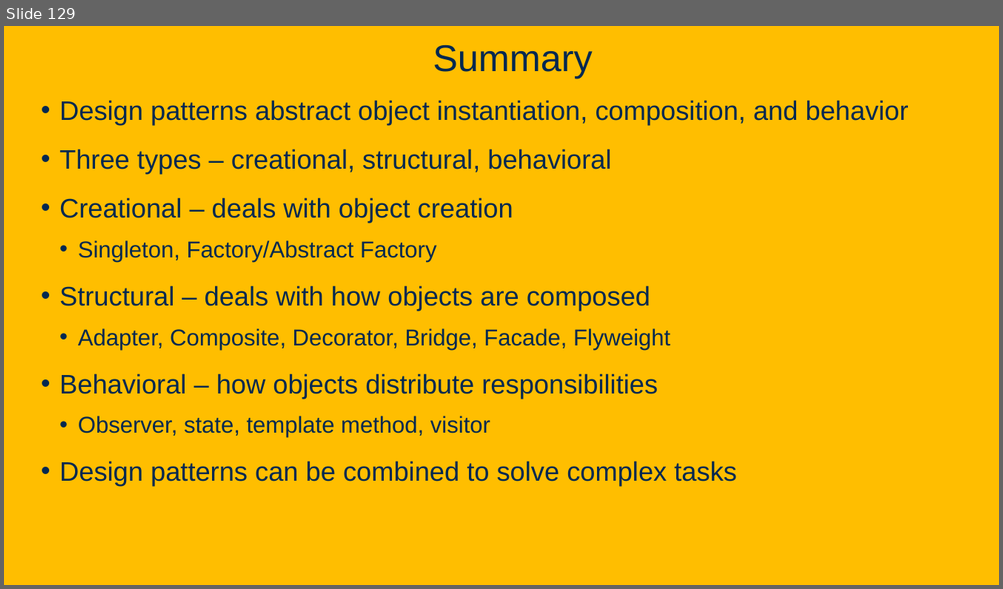
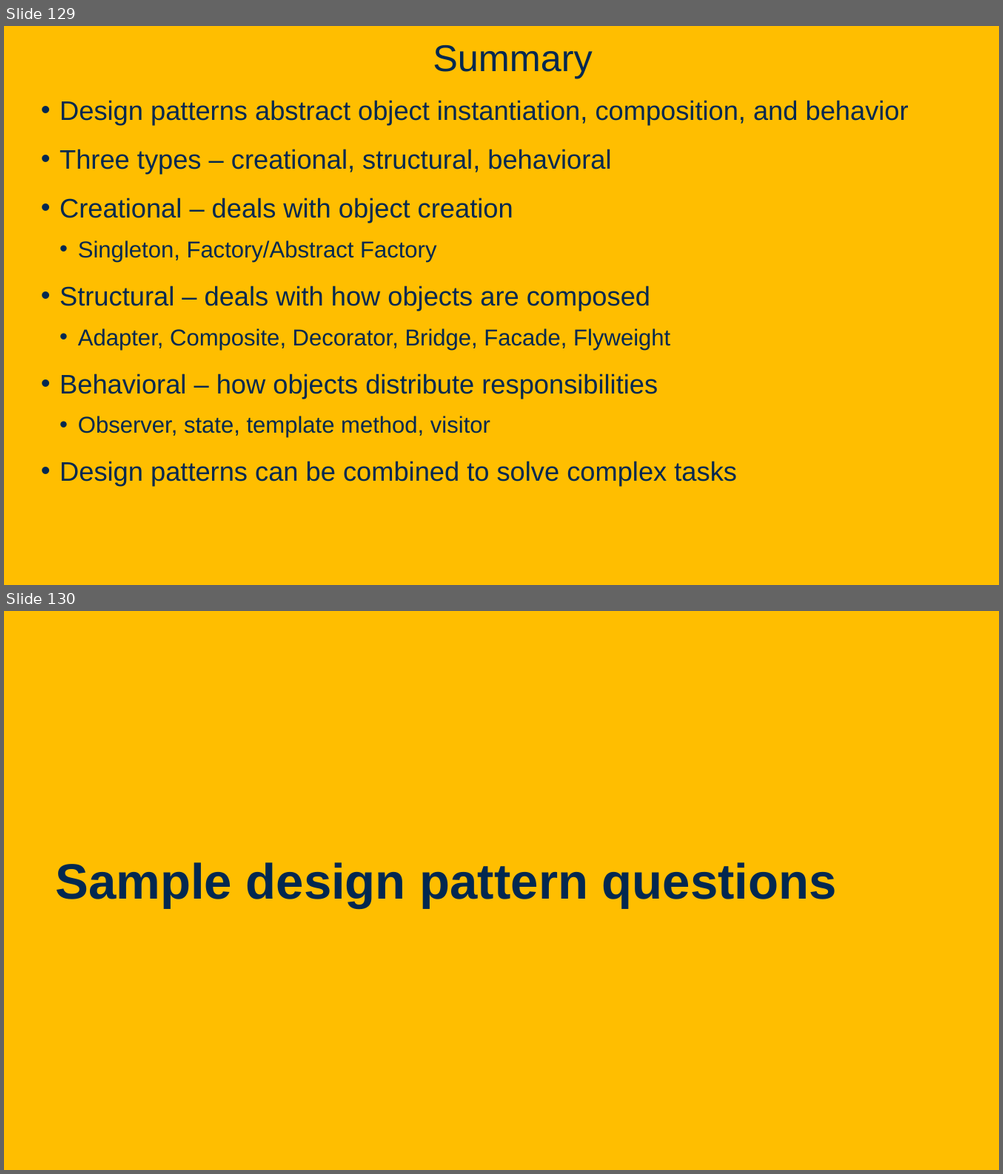
Before and after one commit to davsec-teaching/ecs160-f25, a slide deck: slides/8_design_patterns.pptx. Shown one above the other, each under a label of ours: slide 129 before the commit, slides 129 and 130 after it. The pictures are 1003x589 and 1003x1174 pixels, drawn with LibreOffice and Linux fonts; fonts in the diff are those of the drawing; background and template pictures are left out. Boxes give left, top, right and bottom in pixels: in the first picture for what was removed or moved away, otherwise in the second. Text is boxed around its words. In the diff, an @@ line names an element or a change of style, - is before the commit and + after.

Commit message:
updates to security and design pattern slides

```diff
--- a/slides/8_design_patterns.pptx
+++ b/slides/8_design_patterns.pptx
@@ slide 130 added at (x1=4, y1=611, x2=999, y2=1170), background picture (left out) @@
@@ text added at (x1=55, y1=863, x2=836, y2=908), 48 pt, text #022850, bold @@
+Sample design pattern questions
```
Also in this commit, not shown: 3 other slides added, 1 other file.
